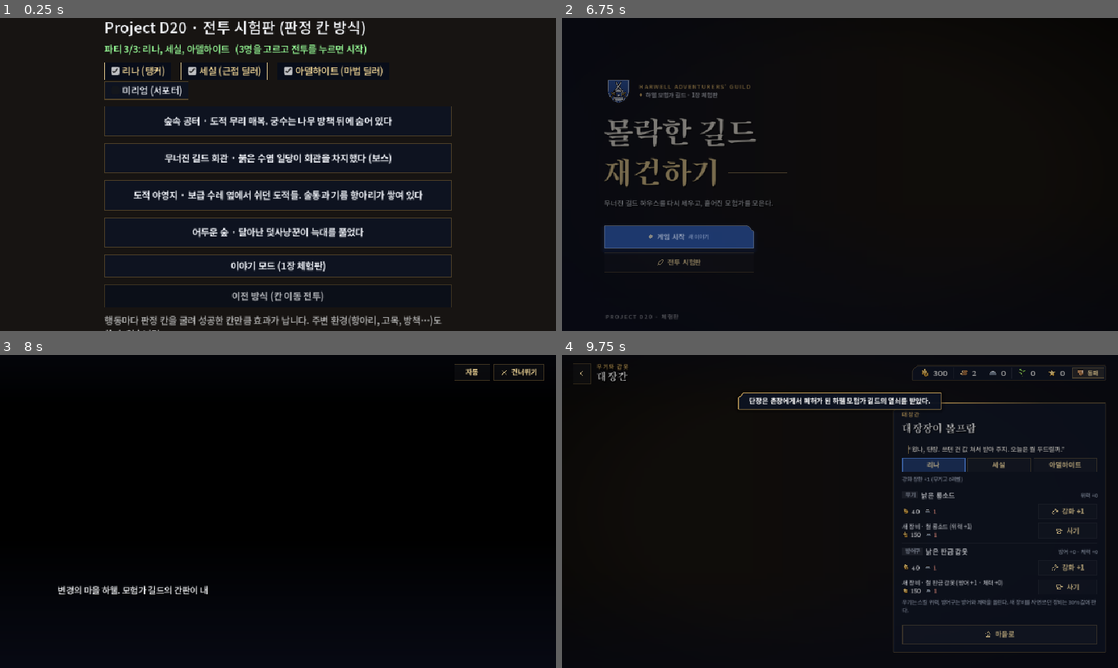
Above: before the commit, frames 1-4 (two rows, left to right).
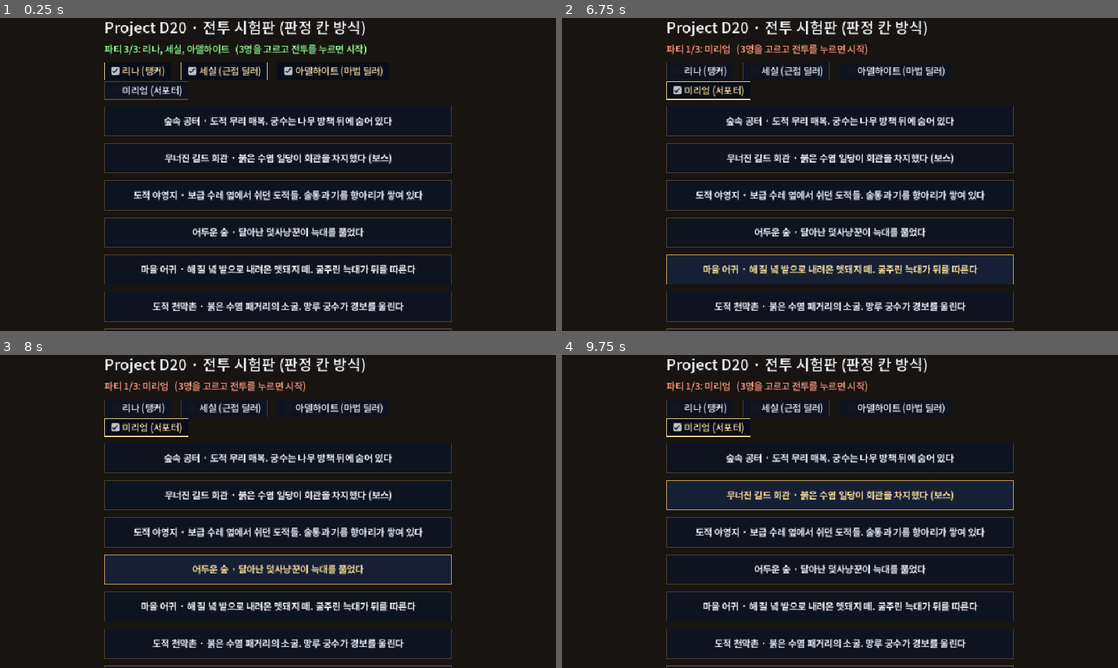
Above: after the commit, the same moments.

Repository: qruse/game
Game: Godot game, scene res://fk.tscn
The game is run twice, just before and just after one commit, with the same random seed, the same clock (stepped at 60 frames per second) and the same inputs. This scene is started directly instead of the project's main scene.
Inputs (mouse positions are in pixels of both pictures, inside the frame that each line leads up to):
- Up to frame 1 (0.25 s): no input
- Up to frame 2 (6.75 s): click "리나 (탱커)" at 0.5 s; click "세실 (근접 딜러)" at 1.25 s; click "아델하이트 (마법 딜러)" at 2 s; click "미리엄 (서포터)" at 2.75 s; click "숲속 공터 · 도적 무리 매복. 궁수는 나무 방책 뒤…" at 3.5 s; click "무너진 길드 회관 · 붉은 수염 일당이 회관을 차지했…" at 4.25 s; click "도적 야영지 · 보급 수레 옆에서 쉬던 도적들. 술통…" at 5 s; click "어두운 숲 · 달아난 덫사냥꾼이 늑대를 풀었다" at 5.75 s; click (840, 265) at 6.5 s, where only the run before the commit has a clickable "이야기 모드 (1장 체험판)"
- Up to frame 3 (8 s): click (116, 574) at 7.27 s
- Up to frame 4 (9.75 s): click (678, 574) at 8.02 s; click (1079, 373) at 8.77 s; click (928, 495) at 9.52 s

The runs differ from the first frame. In frame 1, 3.8% of the frame differs, in the area x 18-82%, y 77-100%; in frame 2, 18%; in frame 3, 32%, in the area x 10-98%, y 0-100%; in frame 4, 18%.

Commit message:
Chapter 1 now spans three ledger pages: page 2 quests (Harwell boars, Redbeard hideout scouting, Pip's wagon escort) with scenes, two new battles (village outskirts with boars, bandit tent camp), finale prep gains grain lunch, boss HP -10 and ambush from page 2 results, quest item rewards, rumors for pages 2-3, finale on page 3; playtest covers all pages; boar face crop in turn bar; docs 04 9.6, 05 sim rows
Co-Authored-By: Claude Opus 5.5 <noreply@anthropic.com>

Diff:
--- a/godot/scripts/fk_defs.gd
+++ b/godot/scripts/fk_defs.gd
@@ -143,4 +143,25 @@
 		],
 		"event": {"round": 3, "alive": "trapper", "spawn": ["wolf"], "warn": "3라운드 끝: 덫사냥꾼이 살아 있으면 휘파람 → 늑대 증원", "text": "덫사냥꾼이 휘파람을 불었다! 늑대가 1마리 더 나타났다"},
 	},
+	{
+		"name": "마을 어귀", "desc": "해 질 녘 밭으로 내려온 멧돼지 떼. 굶주린 늑대가 뒤를 따른다",
+		"bg": "backgrounds/battle/bt_ch1_village_outskirts.png",
+		"enemies": ["boar", "wolf", "boar", "wolf"],
+		"objects": [
+			{"key": "bush", "x": 0.05, "y": 0.86},
+			{"key": "dead_tree", "x": 0.70, "y": 0.40},
+		],
+		"event": {"round": 3, "alive": "boar", "spawn": ["boar"], "warn": "3라운드 끝: 멧돼지가 남아 있으면 무리가 더 내려온다", "text": "숲에서 멧돼지 한 마리가 더 뛰쳐나왔다!"},
+	},
+	{
+		"name": "도적 천막촌", "desc": "붉은 수염 패거리의 소굴. 망루 궁수가 경보를 울린다",
+		"bg": "backgrounds/scene/bg_bandit_hideout.png",
+		"enemies": ["bandit", "archer", "trapper", "bandit", "archer"],
+		"objects": [
+			{"key": "table", "x": 0.06, "y": 0.86},
+			{"key": "oil_jar", "x": 0.52, "y": 0.82},
+			{"key": "ale_cask", "x": 0.465, "y": 0.66},
+		],
+		"event": {"round": 3, "alive": "archer", "spawn": ["bandit"], "warn": "3라운드 끝: 궁수가 살아 있으면 경보 → 도적 증원", "text": "궁수가 경보 종을 울렸다! 도적이 1명 더 뛰어나왔다"},
+	},
 ]
--- a/godot/scripts/fk_ui.gd
+++ b/godot/scripts/fk_ui.gd
@@ -133,7 +133,11 @@
 			var t: Texture2D = faces.get(u.uid)
 			if t != null:
 				# SD 512 캔버스의 머리 부분
-				var reg := Rect2(0.2, 0.03, 0.6, 0.6) if u.key not in ["wolf"] else Rect2(0.0, 0.25, 0.6, 0.6)
+				var reg := Rect2(0.2, 0.03, 0.6, 0.6)
+				if u.key == "wolf":
+					reg = Rect2(0.0, 0.25, 0.6, 0.6)
+				elif u.key == "boar":
+					reg = Rect2(0.0, 0.32, 0.55, 0.55)
 				draw_face(c, rr - 1.0, t, reg)
 			else:
 				draw_string(font, c + Vector2(-rr, rr * 0.35), u.name.substr(0, 1), HORIZONTAL_ALIGNMENT_CENTER, rr * 2.0, int(rr), Color.WHITE)
--- a/godot/scripts/guild_defs.gd
+++ b/godot/scripts/guild_defs.gd
@@ -188,7 +188,8 @@
 
 const RUMORS := {
 	1: ["북쪽 마을 사람들이 밤마다 도적 걱정을 한대.", "숲길 덫사냥꾼, 요즘 씀씀이가 헤퍼졌다더라."],
-	2: ["붉은 수염 패거리가 길드를 노린다는 소문이 돌아. 단단히 준비해 둬.", "모험가 지망생들이 스카우트실 앞을 기웃거리더라."],
+	2: ["촌장님네 밭에 멧돼지 떼가 내려온대. 속이 타 들어가더라.", "핍네 짐마차가 숲길로 물건 떼러 간다던데, 요즘 숲이 험하잖아."],
+	3: ["붉은 수염 패거리가 길드를 노린다는 소문이 돌아. 단단히 준비해 둬.", "모험가 지망생들이 스카우트실 앞을 기웃거리더라."],
 }
 
 
--- a/godot/scripts/story_defs.gd
+++ b/godot/scripts/story_defs.gd
@@ -224,6 +224,82 @@
 		],
 		"summary": "아델하이트는 오랜만에 서고에서 웃었다.",
 	},
+	"boars_in": {
+		"bg": "backgrounds/scene/bg_chief_house.png",
+		"lines": [
+			["tobias", "negative", "멧돼지 떼가 밤마다 밭을 갈아엎소. 이대로면 겨울 양식이 없어."],
+			["cecile", "smile", "멧돼지면 오늘 저녁은 고기네."],
+			["lina", "neutral", "마을 밭은 저희가 지킬게요, 촌장님."],
+		],
+		"summary": "촌장 토비아스가 밭을 망치는 멧돼지 떼를 쫓아 달라고 했다.",
+	},
+	"boars_ok": {
+		"bg": "backgrounds/scene/bg_chief_house.png",
+		"lines": [
+			["tobias", "positive", "밭이 살았소! 길드 몫으로 곡식을 따로 떼어 두리다."],
+			["cecile", "smile", "고기는? 고기도 떼어 줘."],
+		],
+		"summary": "토비아스는 길드 몫으로 곡식을 떼어 두겠다고 했다.",
+	},
+	"boars_ng": {
+		"bg": "backgrounds/scene/bg_chief_house.png",
+		"lines": [
+			["tobias", "negative", "몇 마리는 쫓았지만… 밭 절반은 끝났소."],
+			["lina", "sad", "다음엔 꼭 지킬게요."],
+		],
+		"summary": "밭 절반을 잃었다. 토비아스는 말없이 고개를 끄덕였다.",
+	},
+	"hideout_in": {
+		"bg": "backgrounds/scene/bg_noticeboard.png",
+		"lines": [
+			["basil", "neutral", "붉은 수염의 소굴을 찾았습니다. 협곡 안쪽, 천막촌이더군요."],
+			["basil", "negative", "영주님은 병사를 못 보냅니다. 서류상으로는 길드 일이죠."],
+			["adelheid", "neutral", "먼저 치러 가자는 거네. 나쁘지 않아."],
+			["lina", "angry", "길드를 노리는 놈들이에요. 가요, 단장."],
+		],
+		"summary": "공증인 바실이 붉은 수염 패거리의 소굴을 정찰해 달라고 했다.",
+	},
+	"hideout_ok": {
+		"bg": "backgrounds/scene/bg_bandit_hideout.png",
+		"lines": [
+			["cecile", "smile", "천막 몇 개 태웠더니 다들 우왕좌왕하던데."],
+			["adelheid", "neutral", "이제 놈들이 언제 올지 알아. 다음은 우리가 기다릴 차례야."],
+		],
+		"summary": "길드는 붉은 수염의 소굴을 흔들어 놓고 돌아왔다.",
+	},
+	"hideout_ng": {
+		"bg": "backgrounds/scene/bg_bandit_hideout.png",
+		"lines": [
+			["lina", "sad", "들켜 버렸어요. 놈들도 이제 우리를 알아요."],
+			["adelheid", "neutral", "…그래도 소굴 위치는 알아냈어."],
+		],
+		"summary": "정찰은 들켰다. 그래도 소굴 위치는 알아냈다.",
+	},
+	"escort_in": {
+		"bg": "backgrounds/scene/bg_general_store.png",
+		"lines": [
+			["pip", "neutral", "옆 마을까지 짐마차를 끌고 가야 하는데, 숲길이 요즘 험해서요."],
+			["pip", "neutral", "무사히 다녀오면 회복약 좀 챙겨 드릴게요. 장사꾼 약속입니다."],
+			["cecile", "smile", "장사꾼 약속이면 반만 믿어야지."],
+		],
+		"summary": "잡화점 주인 핍이 숲길 짐마차를 지켜 달라고 했다.",
+	},
+	"escort_ok": {
+		"bg": "backgrounds/scene/bg_general_store.png",
+		"lines": [
+			["pip", "neutral", "물건 하나 안 깨졌네요! 약속한 회복약입니다."],
+			["lina", "smile", "잘 쓸게요, 핍 씨."],
+		],
+		"summary": "핍은 약속대로 회복약을 챙겨 주었다.",
+	},
+	"escort_ng": {
+		"bg": "backgrounds/scene/bg_general_store.png",
+		"lines": [
+			["pip", "neutral", "짐 절반은 늑대 밥이 됐지만… 목숨은 건졌으니까요."],
+			["cecile", "neutral", "약은? …없구나."],
+		],
+		"summary": "짐마차는 절반만 도착했다.",
+	},
 	"finale_in": {
 		"bg": "backgrounds/scene/bg_guildhall_ruined.png",
 		"lines": [
@@ -370,12 +446,119 @@
 			"end": {"t": "end", "pos": Vector2(0.92, 0.5)},
 		},
 	},
+	"boars": {
+		"name": "하웰 밭의 멧돼지", "seal": "왕관", "client": "촌장 토비아스", "short": "밤마다 밭을 갈아엎는 멧돼지 떼", "tags": ["토벌"], "risk": 2, "pin": Vector2(0.5, 0.75),
+		"desc": "멧돼지 떼가 하웰 밭을 갈아엎는다. 이대로면 겨울 양식이 모자란다.",
+		"intro": "boars_in", "outro_ok": "boars_ok", "outro_ng": "boars_ng",
+		"skip": {"news": "멧돼지 떼가 하웰 밭을 갈아엎었다. 촌장 토비아스가 한숨을 쉬었다.", "flag": "farm_ruined"},
+		"ok_flag": "farm_saved",
+		"nodes": {
+			"start": {"t": "start", "pos": Vector2(0.08, 0.5), "next": "n1"},
+			"n1": {
+				"t": "talk", "pos": Vector2(0.34, 0.5), "title": "갈아엎은 밭",
+				"text": "밭고랑이 엉망이다.\n멧돼지는 해 질 녘에 마을 어귀로 내려온다.",
+				"choices": [
+					{"label": "발자국으로 길목을 찾는다", "stat": "int", "dc": 12, "who": "adelheid",
+						"ok": {"line": "아델하이트가 발자국을 읽어 멧돼지가 지나는 길목을 찾았다.", "next": "n2", "set": {"ambush": true}},
+						"ng": {"line": "발자국이 너무 많아 길목을 찾지 못했다.", "next": "n2"}},
+					{"label": "썩은 사과로 미끼를 놓는다", "stat": "dex", "dc": 13, "who": "cecile",
+						"ok": {"line": "세실이 놓은 미끼에 멧돼지들이 고개를 처박았다.", "next": "n2", "set": {"ambush": true}},
+						"ng": {"line": "미끼는 늑대가 먼저 먹어 치웠다.", "next": "n2"}},
+				],
+			},
+			"n2": {
+				"t": "battle", "pos": Vector2(0.64, 0.5), "title": "마을 어귀", "battle": 4,
+				"text": "해 질 녘, 멧돼지 떼가 마을 어귀로 내려온다.",
+				"ambush_text": "길목에서 먼저 기다렸다. 적은 첫 차례에 움직이지 못한다.",
+				"win": {"line": "길드는 멧돼지 떼를 숲으로 쫓아 보냈다.", "next": "end"},
+				"lose": {"line": "멧돼지 떼에 밀려 밭 절반을 내줬다.", "next": "end", "fail": true},
+			},
+			"end": {"t": "end", "pos": Vector2(0.9, 0.5)},
+		},
+	},
+	"hideout": {
+		"name": "붉은 수염 소굴 정찰", "seal": "왕관", "client": "공증인 바실", "short": "협곡 안쪽 도적 천막촌", "tags": ["정찰", "전투"], "risk": 3, "pin": Vector2(0.8, 0.4),
+		"desc": "붉은 수염 패거리의 소굴을 찾았다. 놈들이 길드를 치기 전에 먼저 살핀다.",
+		"intro": "hideout_in", "outro_ok": "hideout_ok", "outro_ng": "hideout_ng",
+		"skip": {"news": "붉은 수염 패거리가 하웰 길드를 칠 날을 고르고 있다는 소문이 돈다.", "flag": "hideout_skipped"},
+		"ok_flag": "hideout_hit",
+		"nodes": {
+			"start": {"t": "start", "pos": Vector2(0.08, 0.5), "next": "n1"},
+			"n1": {
+				"t": "talk", "pos": Vector2(0.28, 0.5), "title": "협곡 길",
+				"text": "협곡 위 망루에 횃불이 흔들린다.\n정면으로 가면 들킨다.",
+				"choices": [
+					{"label": "그림자를 따라 몰래 다가간다", "stat": "dex", "dc": 13, "who": "cecile",
+						"ok": {"line": "세실이 망루 아래를 지나 천막촌 입구까지 길을 열었다.", "next": "n2", "set": {"ambush": true}},
+						"ng": {"line": "자갈이 굴러 떨어졌다. 망루의 종이 울렸다.", "next": "n2"}},
+					{"label": "절벽에 밧줄을 걸고 내려간다", "stat": "str", "dc": 13, "who": "lina",
+						"ok": {"line": "리나가 밧줄을 붙잡아 일행을 천막촌 뒤로 내려보냈다.", "next": "n2", "set": {"ambush": true}},
+						"ng": {"line": "밧줄이 미끄러졌다. 요란하게 떨어진 일행을 도적들이 둘러쌌다.", "next": "n2"}},
+				],
+			},
+			"n2": {
+				"t": "battle", "pos": Vector2(0.5, 0.5), "title": "천막촌", "battle": 5,
+				"text": "모닥불 둘레에 도적들이 모여 있다.",
+				"ambush_text": "들키지 않고 천막촌에 들어섰다. 적은 첫 차례에 움직이지 못한다.",
+				"win": {"line": "길드는 천막촌 입구의 도적들을 쓰러뜨렸다.", "next": "n3"},
+				"lose": {"line": "도적들에게 밀려 협곡을 빠져나왔다.", "next": "end", "fail": true},
+			},
+			"n3": {
+				"t": "talk", "pos": Vector2(0.72, 0.5), "title": "두목의 천막",
+				"text": "붉은 수염은 자리에 없다.\n탁자 위에 지도와 쪽지가 흩어져 있다.",
+				"choices": [
+					{"label": "지도의 표시를 읽는다", "stat": "int", "dc": 12, "who": "adelheid",
+						"ok": {"line": "지도에 길드로 오는 길과 날짜가 적혀 있었다. 습격 길을 알아냈다.", "next": "end", "flag": "raid_plan"},
+						"ng": {"line": "암호 같은 표시를 끝내 읽지 못했다.", "next": "end"}},
+					{"label": "천막을 뒤진다", "stat": "dex", "dc": 13, "who": "cecile",
+						"ok": {"line": "세실이 침상 밑에서 습격 계획이 적힌 쪽지를 찾았다.", "next": "end", "flag": "raid_plan"},
+						"ng": {"line": "발소리가 들려 서둘러 천막을 빠져나왔다.", "next": "end"}},
+				],
+			},
+			"end": {"t": "end", "pos": Vector2(0.92, 0.5)},
+		},
+	},
+	"escort": {
+		"name": "핍의 짐마차 호위", "seal": "상회", "client": "잡화점 주인 핍", "short": "숲길로 물건을 떼러 가는 짐마차", "tags": ["호위", "전투"], "risk": 1, "pin": Vector2(0.24, 0.32),
+		"desc": "잡화점 짐마차가 옆 마을까지 숲길을 지난다. 무사히 다녀오면 회복약을 준다.",
+		"intro": "escort_in", "outro_ok": "escort_ok", "outro_ng": "escort_ng",
+		"skip": {"news": "핍의 짐마차가 숲길에서 늑대에게 쫓겨 돌아왔다. 잡화점 선반이 한동안 비었다.", "flag": "pip_robbed"},
+		"ok_flag": "escort_done",
+		"ok_items": {"potion": 2},
+		"nodes": {
+			"start": {"t": "start", "pos": Vector2(0.08, 0.5), "next": "n1"},
+			"n1": {
+				"t": "talk", "pos": Vector2(0.28, 0.5), "title": "무너진 다리",
+				"text": "개울 다리가 반쯤 무너졌다.\n짐마차 바퀴가 진흙에 빠졌다.",
+				"choices": [
+					{"label": "짐마차를 밀어 올린다", "stat": "str", "dc": 12, "who": "lina",
+						"ok": {"line": "리나가 바퀴를 들어 올려 짐마차가 다리를 건넜다.", "next": "n2"},
+						"ng": {"line": "짐 몇 상자를 개울에 버리고서야 다리를 건넜다.", "next": "n2", "set": {"slow": true}}},
+					{"label": "얕은 여울을 찾는다", "stat": "int", "dc": 12,
+						"ok": {"line": "물살이 느린 여울을 찾아 짐마차를 무사히 건넸다.", "next": "n2"},
+						"ng": {"line": "여울을 찾다 해가 졌다. 숲에서 밤을 보내야 한다.", "next": "n2", "set": {"slow": true}}},
+				],
+			},
+			"n2": {
+				"t": "camp", "pos": Vector2(0.5, 0.5), "title": "숲길 야영",
+				"text": "짐마차 옆에 불을 피웠다.\n멀리서 늑대 울음이 들린다.",
+				"line": "짐마차 옆에서 불을 지키며 밤을 보냈다.", "next": "n3",
+			},
+			"n3": {
+				"t": "battle", "pos": Vector2(0.72, 0.5), "title": "늑대 떼", "battle": 3,
+				"text": "어두운 숲에서 늑대 떼가 짐마차를 에워쌌다.",
+				"win": {"line": "길드는 늑대 떼를 쫓고 짐마차를 옆 마을까지 데려갔다.", "next": "end"},
+				"lose": {"line": "늑대 떼에 짐 절반을 내주고 겨우 빠져나왔다.", "next": "end", "fail": true},
+			},
+			"end": {"t": "end", "pos": Vector2(0.92, 0.5)},
+		},
+	},
 }
 
-## 주마다 들어오는 메인 의뢰. 체험판은 1주차에 셋(그중 둘), 2주차는 위탁 의뢰와 결전 준비만
-const WEEK_QUESTS_BY := {1: ["bandits", "trapper", "archive"], 2: []}
+## 장부 쪽마다 들어오는 메인 의뢰 (셋 중 둘). 1장은 3쪽: 3쪽은 위탁 의뢰와 결전 준비만
+const WEEK_QUESTS_BY := {1: ["bandits", "trapper", "archive"], 2: ["boars", "hideout", "escort"], 3: []}
 const WEEK_PICKS := 2
-const FINALE_WEEK := 2  # 이 주의 주말에 결전
+const FINALE_WEEK := 3  # 이 쪽을 마감하면 결전
 const FINALE_BATTLE := 1
 
 ## 칸 종류별 표시
--- a/godot/scripts/story_main.gd
+++ b/godot/scripts/story_main.gd
@@ -205,6 +205,10 @@
 				Game.facilities["records"] = 3
 			Game.picks = ["trapper"]
 			_board_sel = "bandits"
+			if g.get_slice(":", 1) == "2":  # 2쪽 의뢰 지도
+				Game.week = 2
+				Game.picks = ["hideout"]
+				_board_sel = "boars"
 			_board()
 		"page":
 			Game.picks = [g.get_slice(":", 1), "archive"]
@@ -982,6 +986,12 @@
 	rw.add_child(Kit.icon("res_fame", 24, Color.WHITE))
 	rw.add_child(Kit.num("+%d" % rew.fame, 24))
 	side.add_child(rw)
+	if ok and q.has("ok_items"):
+		var got: Array = []
+		for id in q.ok_items:
+			Game.items[id] = Game.items.get(id, 0) + int(q.ok_items[id])
+			got.append("%s %d개" % [PDefs.ITEMS[id].name, q.ok_items[id]])
+		side.add_child(Kit.label("받은 물건 · " + ", ".join(PackedStringArray(got)), 15, Kit.GOOD))
 	_xp_rows(xp)
 	_side_fill()
 	side.add_child(Kit.btn_main("마무리", "길드로 돌아간다", func():
@@ -1049,7 +1059,17 @@
 	if Game.flags.get("redbeard_note", false):
 		luck += 1
 		notes.append("서고에서 찾은 쪽지로 습격을 미리 알았다 · 행운 주사위 +1")
-	return {"luck": mini(luck, Game.LUCK_MAX), "boss_hp": boss, "notes": notes}
+	var lunch := 0
+	if Game.flags.get("farm_saved", false):
+		lunch = 4
+		notes.append("토비아스가 보낸 마을 곡식 · 동료 체력 +4")
+	if Game.flags.get("hideout_hit", false):
+		boss -= 10
+		notes.append("소굴을 털려 기가 꺾인 붉은 수염 · 보스 체력 -10")
+	var ambush: bool = Game.flags.get("raid_plan", false)
+	if ambush:
+		notes.append("습격 길을 미리 알고 매복했다 · 적은 첫 차례에 움직이지 못한다")
+	return {"luck": mini(luck, Game.LUCK_MAX), "boss_hp": boss, "lunch": lunch, "ambush": ambush, "notes": notes}
 
 
 func _show_news() -> void:
@@ -1133,7 +1153,7 @@
 func _go_finale() -> void:
 	Game.stage = "finale"
 	var m := _finale_mods()
-	Game.battle_req = {"idx": Defs.FINALE_BATTLE, "party": Game.party.duplicate(), "luck": m.luck, "boss_hp": m.boss_hp}
+	Game.battle_req = {"idx": Defs.FINALE_BATTLE, "party": Game.party.duplicate(), "luck": m.luck, "boss_hp": m.boss_hp, "lunch": m.lunch, "ambush": m.ambush}
 	get_tree().change_scene_to_file("res://fk.tscn")
 
 
--- a/godot/sims/playtest.gd
+++ b/godot/sims/playtest.gd
@@ -41,24 +41,26 @@
 		scr.call()
 		await tree.create_timer(0.2).timeout
 	say("마을 준비 끝 · 금화 %d · 공사 %d · 물건 %s" % [Game.gold, Game.build, str(Game.items)])
-	# ── 1쪽: 의뢰 둘 ──
-	var quests: Array = Defs.WEEK_QUESTS_BY[1]
-	Game.picks = [quests[0], quests[1]]
-	Game.flags["picked_1"] = true
-	for qid in Game.picks:
-		m._open_page(qid)
-		await _page(m, tree)
-		say("의뢰 %s · %s · 행운 %d · 물건 %s" % [qid, Game.results.get(qid, "?"), Game.page.luck, str(Game.items)])
-	await _weekend(m, tree)
-	# ── 2쪽: 결전 ──
-	Game.week += 1
-	Game.picks = []
-	Game.new_week()
-	m.town.show_town()
-	await tree.create_timer(0.3).timeout
-	await _weekend(m, tree)
+	# ── 쪽마다 의뢰 둘 (1쪽은 앞의 둘, 2쪽은 뒤의 둘) → 마지막 쪽은 결전 ──
+	for wk in range(1, Defs.FINALE_WEEK + 1):
+		if wk > 1:
+			Game.week = wk
+			Game.picks = []
+			Game.new_week()
+			m.town.show_town()
+			await tree.create_timer(0.3).timeout
+		var quests: Array = Defs.WEEK_QUESTS_BY.get(wk, [])
+		if not quests.is_empty():
+			Game.picks = quests.slice(0, 2) if wk % 2 == 1 else quests.slice(1, 3)
+			Game.flags["picked_%d" % wk] = true
+			for qid in Game.picks:
+				m._open_page(qid)
+				await _page(m, tree)
+				say("의뢰 %s · %s · 행운 %d · 물건 %s" % [qid, Game.results.get(qid, "?"), Game.page.luck, str(Game.items)])
+		await _weekend(m, tree)
 	var fm: Dictionary = m._finale_mods()
-	var res := _battle(FDefs.BATTLES.size() - 1 if Defs.FINALE_BATTLE >= FDefs.BATTLES.size() else Defs.FINALE_BATTLE, fm.luck, 0, fm.boss_hp)
+	say("결전 준비 " + " / ".join(PackedStringArray(fm.notes)))
+	var res := _battle(Defs.FINALE_BATTLE, fm.luck, fm.lunch, fm.boss_hp, fm.ambush)
 	say("결전 %s" % res.result)
 	Game.stage = "finale"
 	m._finale_result(res)
@@ -128,7 +130,7 @@
 
 
 ## 자동 전투 (fk_sim 과 같은 방식) + 이야기 모드 조건
-static func _battle(idx: int, luck: int, lunch: int, boss_hp: int) -> Dictionary:
+static func _battle(idx: int, luck: int, lunch: int, boss_hp: int, ambush := false) -> Dictionary:
 	var b = Battle.new()
 	b.setup(idx, Game.party)
 	b.fate = luck
Binary file changed: godot/fonts/Hahmlet-Game.ttf
Binary file changed: godot/fonts/NotoSansKR-Game.ttf
Binary file changed: godot/fonts/SongMyung-Game.ttf
Not shown, changed: docs/04-game-flow.md
Not shown, changed: docs/05-combat.md
